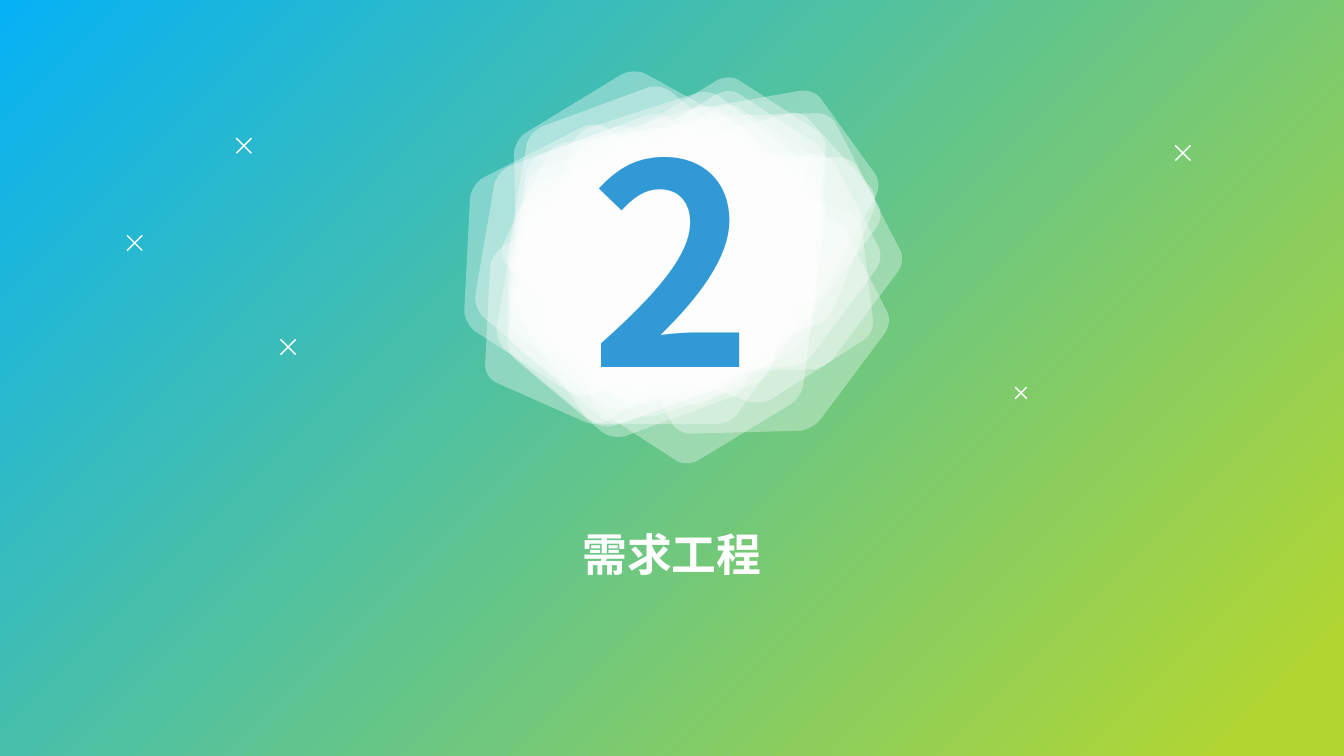
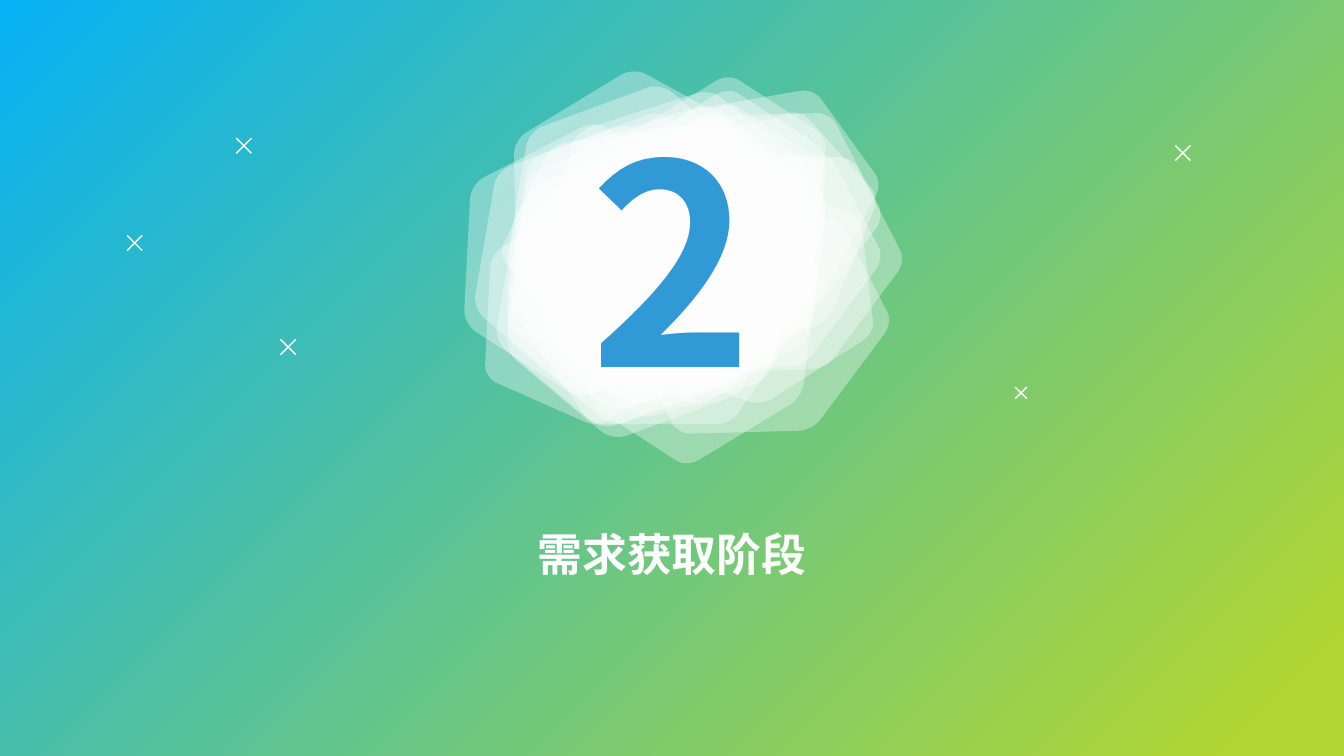
Before and after one commit to avgstuBoboge/SRA2021-document, a slide deck: slide 8 of PPT/SRA2021-G03-项目收尾答辩.pptx (slide 7 before the commit). Drawn at 1344x756 pixels with LibreOffice and Linux fonts; fonts in the diff are those of the drawing. Boxes give left, top, right and bottom in pixels: in the first picture for what was removed or moved away, otherwise in the second. Text is boxed around its words. In the diff, an @@ line names an element or a change of style, - is before the commit and + after.

```diff
--- a/PPT/SRA2021-G03-项目收尾答辩.pptx
+++ b/PPT/SRA2021-G03-项目收尾答辩.pptx
@@ text at (537, 532, 806, 575): text changed @@
-需求工程
+需求获取阶段
```
Also in this commit, not shown: 8 other slides changed, 3 slides added, 2 slides removed, 5 other files.
